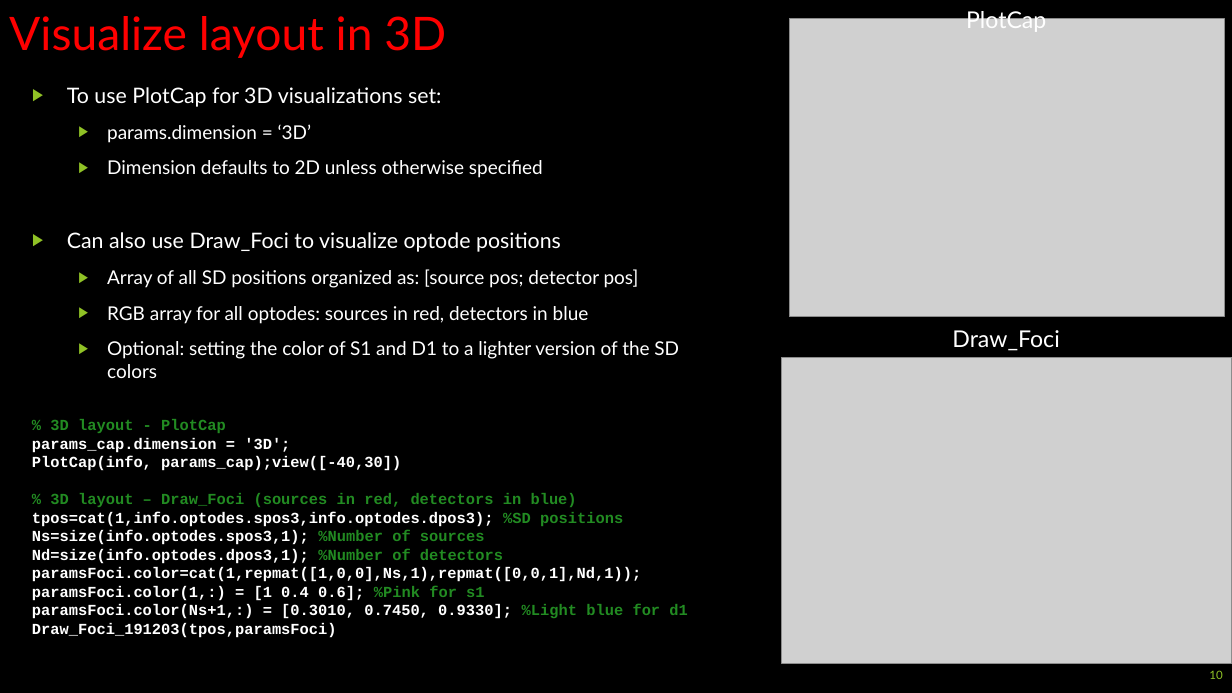
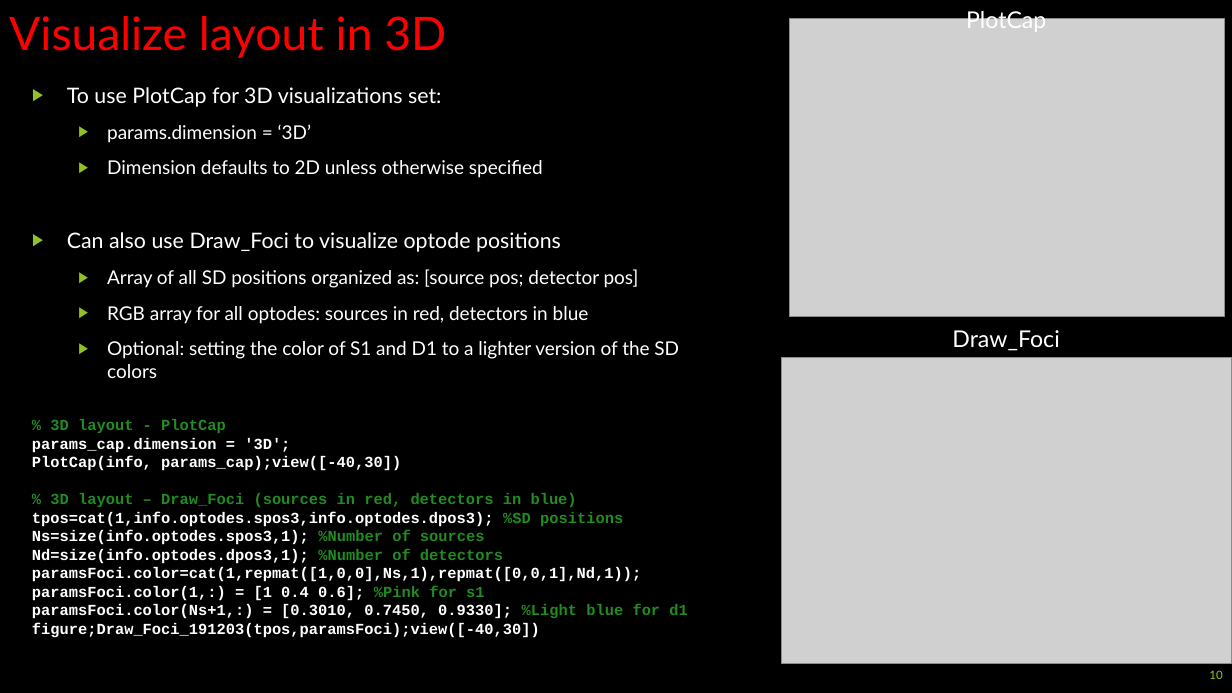
Before and after one commit to WUSTL-ORL/NeuroDOT, a slide deck: slide 10 of Documentation/Tutorials/NeuroDOT_Tutorial_PadFile_Generation.pptx. Drawn at 1232x693 pixels with LibreOffice and Linux fonts; fonts in the diff are those of the drawing; grey boxes stand for pictures. Boxes give left, top, right and bottom in pixels: in the first picture for what was removed or moved away, otherwise in the second. Text is boxed around its words. In the diff, an @@ line names an element or a change of style, - is before the commit and + after.

```diff
--- a/Documentation/Tutorials/NeuroDOT_Tutorial_PadFile_Generation.pptx
+++ b/Documentation/Tutorials/NeuroDOT_Tutorial_PadFile_Generation.pptx
@@ text at bbox=[32, 622, 540, 638]: text changed @@
-Draw_Foci_191203(tpos,paramsFoci)
+figure;Draw_Foci_191203(tpos,paramsFoci);view([-40,30])
```
